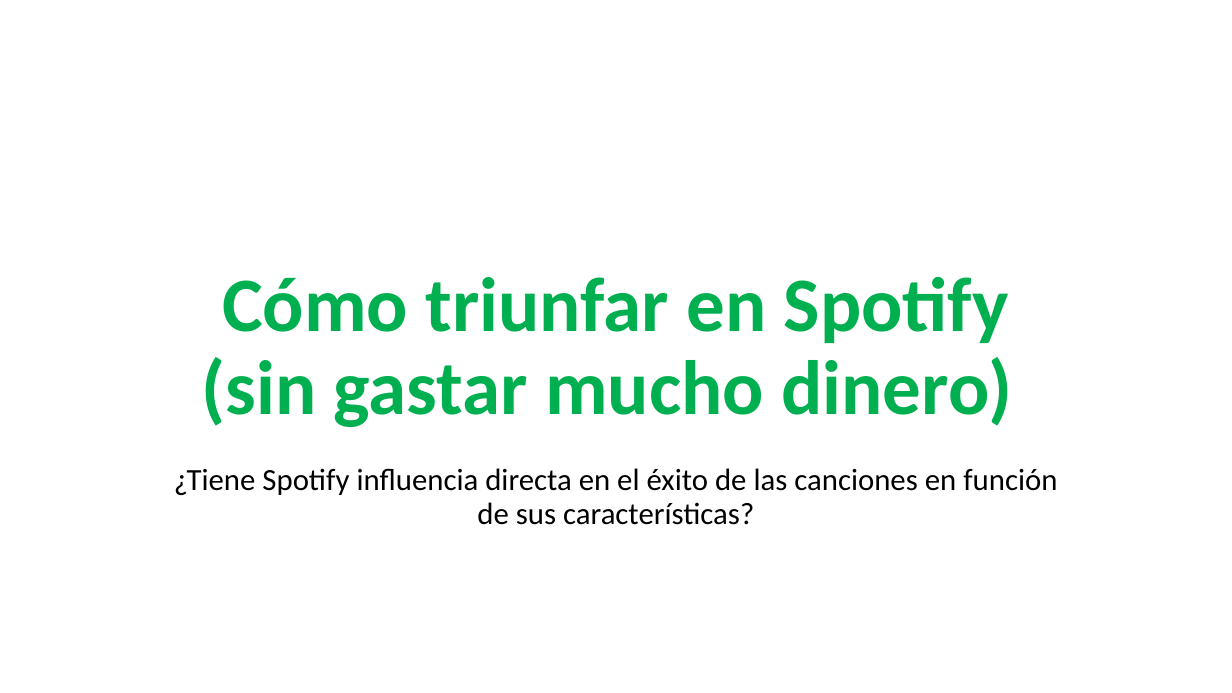
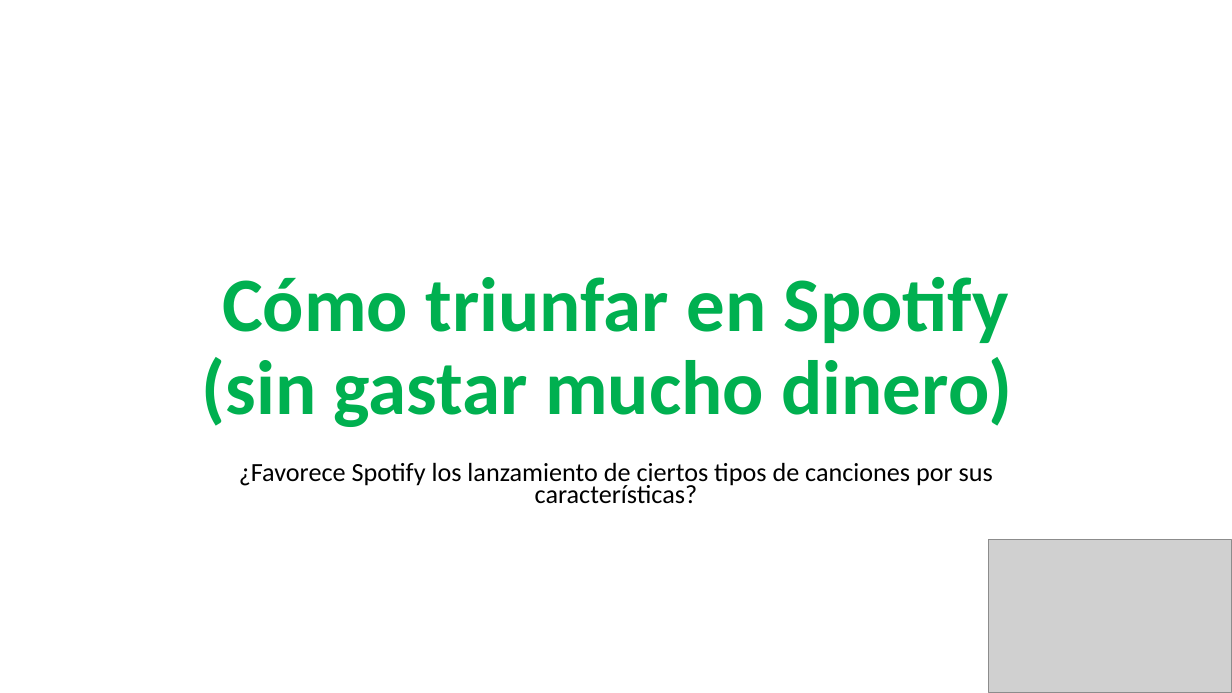
Before and after one commit to anderping/Spotify-EDA, a slide deck: slide 1 of presentacion/Cómo triunfar en Spotify_ANDERPENAVILLALOBOS.pptx. Drawn at 1232x693 pixels with LibreOffice and Linux fonts; fonts in the diff are those of the drawing; grey boxes stand for pictures. Boxes give left, top, right and bottom in pixels: in the first picture for what was removed or moved away, otherwise in the second. Text is boxed around its words. In the diff, an @@ line names an element or a change of style, - is before the commit and + after.

```diff
--- a/presentacion/Cómo triunfar en Spotify_ANDERPENAVILLALOBOS.pptx
+++ b/presentacion/Cómo triunfar en Spotify_ANDERPENAVILLALOBOS.pptx
@@ subtitle at bbox=[239, 462, 993, 504]: text changed; size 24 to 20.4 pt @@
-¿Tiene Spotify influencia directa en el éxito de las canciones en función de sus características?
+¿Favorece Spotify los lanzamiento de ciertos tipos de canciones por sus características?
@@ picture added at bbox=[988, 540, 1232, 692] @@
```
Also in this commit, not shown: 7 other slides changed, 4 other files.
